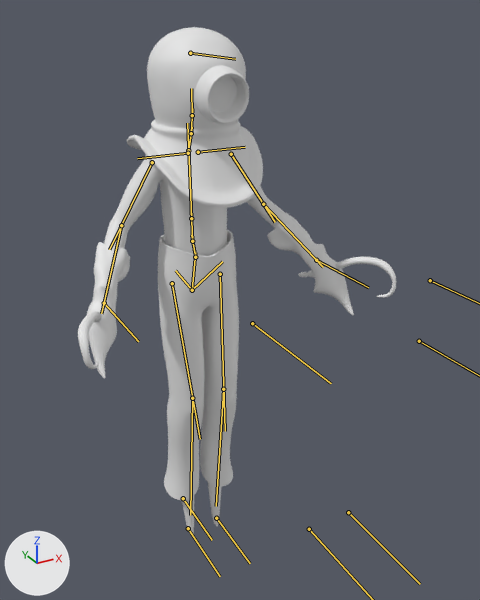
What one commit did to the glTF model player/player.glb.
Before and after are seen from a 50 mm camera at (-0.7, -1.493, 1.526) aimed at (0.059, -0.113, 0.836). Lighting does not change. The marker at lower left points along +X, +Y and +Z. The bones that bend it are drawn over the model as lines.

Names of what the first picture shows: 'body', 'eye', 'gauntlet_l', 'gauntlet_r', 'helm', 'pants'.
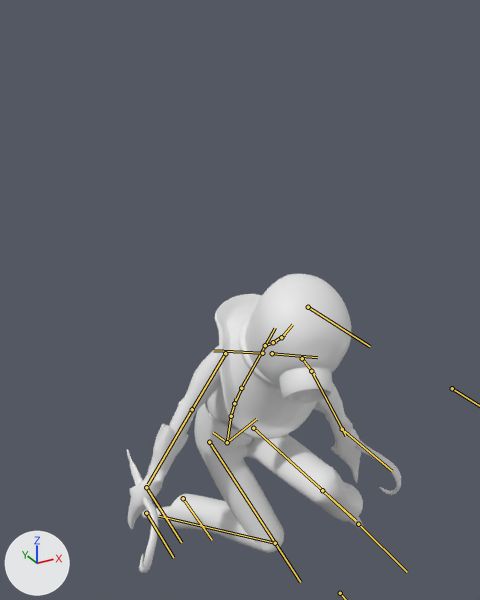
The newer file adds an action. The first version stands in its rest pose; the second is drawn at frame 67 of the action 'jump'.

Boxes (x1, y1, x2, y2) around the edits, measured in the pictures (480 x 600 px):
'helm', posed (9% shorter): before (127, 27, 263, 208); after (215, 274, 351, 439)
'pants', posed (140% wider, 43% shorter): before (158, 230, 239, 500); after (167, 399, 363, 553)
'body', posed (7% wider, 51% shorter): before (104, 155, 311, 536); after (142, 345, 364, 530)
'gauntlet_r', posed (17% wider, 9% taller): before (78, 242, 130, 378); after (127, 424, 188, 573)
'gauntlet_l', posed: before (267, 213, 396, 316); after (314, 382, 401, 495)
'eye', posed: before (195, 65, 249, 124); after (279, 367, 333, 403)
bone 'spine', root to tip: before (192, 290) to (195, 252); after (227, 442) to (231, 412)
bone 'spine.001', root to tip: before (195, 257) to (191, 235); after (231, 416) to (236, 398)
bone 'spine.003', root to tip: before (191, 218) to (187, 123); after (241, 388) to (275, 328)
bone 'spine.004', root to tip: before (188, 150) to (192, 127); after (265, 345) to (276, 341)
bone 'spine.005', root to tip: before (191, 133) to (192, 108); after (273, 342) to (284, 335)
bone 'upper_arm.L', root to tip: before (231, 154) to (275, 222); after (302, 358) to (315, 375)
bone 'forearm.L', root to tip: before (263, 204) to (323, 267); after (311, 371) to (346, 436)
bone 'upper_arm.R', root to tip: before (152, 162) to (109, 249); after (225, 353) to (179, 430)
bone 'forearm.R', root to tip: before (121, 225) to (101, 313); after (192, 409) to (148, 484)
bone 'thigh.L', root to tip: before (220, 274) to (225, 431); after (253, 428) to (356, 520)
bone 'shin.L', root to tip: before (223, 389) to (216, 506); after (322, 490) to (355, 521)
bone 'thigh.R', root to tip: before (172, 283) to (200, 439); after (209, 442) to (300, 582)
bone 'shin.R', root to tip: before (192, 398) to (190, 515); after (275, 543) to (159, 516)

The change in detail:
Bone 'spine' (bone_spine) moves from (0.0, 0.0, 0.0) to (-0.057, -0.553, -0.314).
Bone 'spine.001' (bone_spine_001) turns from (0, 0, 0) to (-23, -4, 16) degrees about its own x, y and z.
Bone 'spine.003' (bone_spine_003) turns from (0, 0, 0) to (-3, 0, 0) degrees about its own x, y and z.
Bone 'spine.004' (bone_spine_004) turns from (0, 0, 0) to (-10, 0, 0) degrees about its own x, y and z.
Bone 'spine.005' (bone_spine_005) turns from (0, 0, 0) to (-3, 0, 0) degrees about its own x, y and z.
Bone 'upper_arm.L' (bone_upper_arm_l) turns from (0, 0, 0) to (25, -1, -9) degrees about its own x, y and z.
Bone 'forearm.L' (bone_forearm_l) turns from (0, 0, 0) to (-21, 0, -1) degrees about its own x, y and z.
Bone 'upper_arm.R' (bone_upper_arm_r) turns from (0, 0, 0) to (-25, -35, 3) degrees about its own x, y and z.
Bone 'forearm.R' (bone_forearm_r) turns from (0, 0, 0) to (32, 0, -2) degrees about its own x, y and z.
Bone 'thigh.L' (bone_thigh_l) turns from (0, 0, 0) to (-85, 6, -60) degrees about its own x, y and z.
Bone 'shin.L' (bone_shin_l) turns from (0, 0, 0) to (93, -17, 15) degrees about its own x, y and z.
Bone 'thigh.R' (bone_thigh_r) turns from (0, 0, 0) to (-25, 0, -17) degrees about its own x, y and z.
Bone 'shin.R' (bone_shin_r) turns from (0, 0, 0) to (83, -28, 31) degrees about its own x, y and z.
